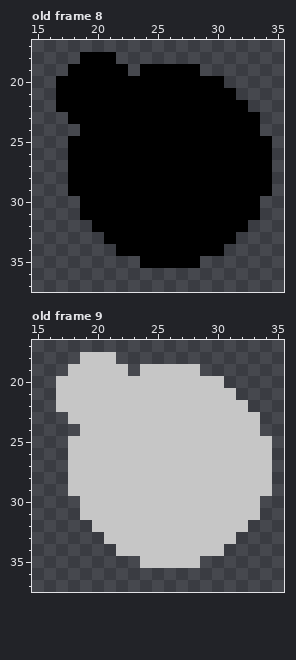
Two versions of one pixel-art file, aseprite/explosion.aseprite. The picture above is the old version.
56x48 pixels, 12 frames. Shown: old frame 8: x 15..35, y 17..37; old frame 9: x 15..35, y 17..37. The commit also changed other frames, which this record leaves out.
And afterwards:
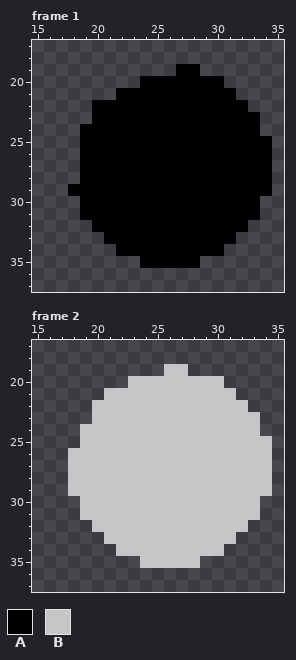
Palette (. is transparent): A #000000  B #c6c6c6
A new or re-ordered frame is compared with the old frame closest to it.
Change:
frames re-ordered
--- frame 1 against old frame 8, layer "Layer 2"
@@ x 15..28 @@
 17 ..............
-18 ....AAA.......
-19 ...AAAAA.AAAAA
-20 ..AAAAAAAAAAAA
-21 ..AAAAAAAAAAAA
-22 ..AAAAAAAAAAAA
-23 ...AAAAAAAAAAA
+18 ..............
+19 ............AA
+20 .........AAAAA
+21 .......AAAAAAA
+22 .....AAAAAAAAA
+23 .....AAAAAAAAA
 24 ....AAAAAAAAAA
-25 ...AAAAAAAAAAA
-26 ...AAAAAAAAAAA
-27 ...AAAAAAAAAAA
-28 ...AAAAAAAAAAA
+25 ....AAAAAAAAAA
+26 ....AAAAAAAAAA
+27 ....AAAAAAAAAA
+28 ....AAAAAAAAAA
 29 ...AAAAAAAAAAA
--- frame 2 against old frame 9, layer "Layer 2"
@@ x 15..35 @@
 17 .....................
-18 ....BBB..............
-19 ...BBBBB.BBBBB.......
-20 ..BBBBBBBBBBBBBB.....
-21 ..BBBBBBBBBBBBBBB....
-22 ..BBBBBBBBBBBBBBBB...
-23 ...BBBBBBBBBBBBBBBB..
+18 .....................
+19 ...........BB........
+20 ........BBBBBBBB.....
+21 ......BBBBBBBBBBB....
+22 .....BBBBBBBBBBBBB...
+23 .....BBBBBBBBBBBBBB..
 24 ....BBBBBBBBBBBBBBB..
-25 ...BBBBBBBBBBBBBBBBB.
+25 ....BBBBBBBBBBBBBBBB.
 26 ...BBBBBBBBBBBBBBBBB.
